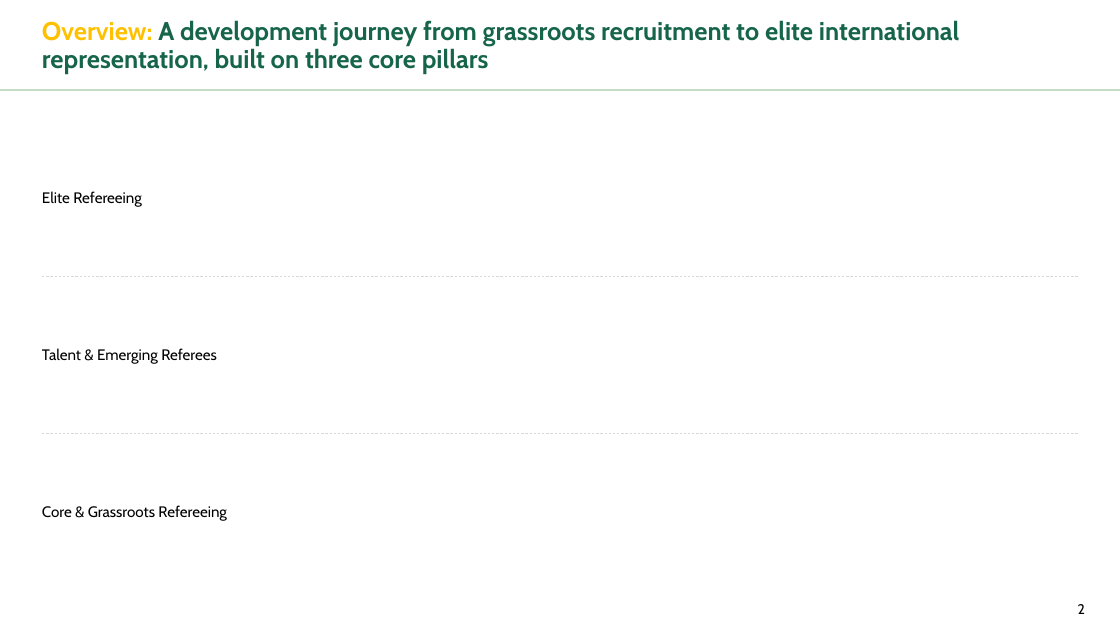
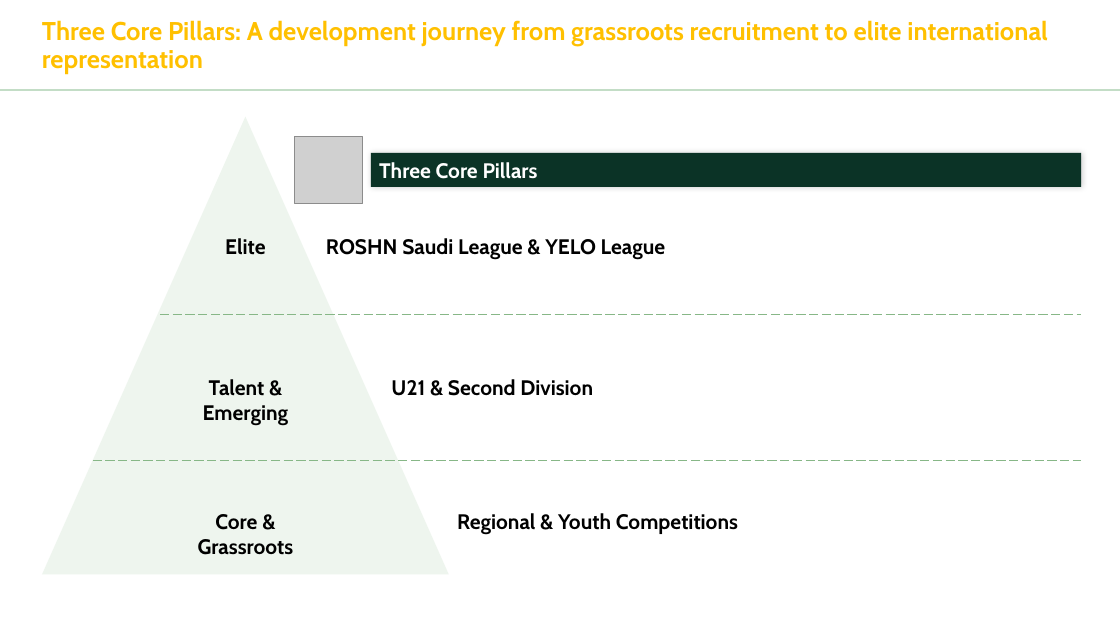
Before and after one commit to meedo5657-rgb/SAFF, a slide deck: slide 2 of Refereeing_Pathway_Presentation.pptx. Drawn at 1120x630 pixels with LibreOffice and Linux fonts; fonts in the diff are those of the drawing; grey boxes stand for pictures. Boxes give left, top, right and bottom in pixels: in the first picture for what was removed or moved away, otherwise in the second. Text is boxed around its words. In the diff, an @@ line names an element or a change of style, - is before the commit and + after.

```diff
--- a/Refereeing_Pathway_Presentation.pptx
+++ b/Refereeing_Pathway_Presentation.pptx
@@ text at (42,20,1048,74): text changed; text colour #16654B to #FFC000 @@
-Overview: A development journey from grassroots recruitment to elite international representation, built on three core pillars
+Three Core Pillars: A development journey from grassroots recruitment to elite international representation
@@ triangle added at (42,117,449,575), fill #E7F1E7 at 70% opacity @@
@@ picture added at (295,136,362,203) @@
@@ rectangle added at (371,153,1082,187), fill #0B3226, 18 pt, text #FFFFFF, bold @@
+Three Core Pillars
@@ vertical alignment middle to top in 3 elements at (203,379,289,426), (198,514,294,555), (225,238,265,255) @@
@@ text at (225,238,265,255): text changed; size 13 to 18 pt; bold on @@
-Elite Refereeing
+Elite
@@ text added at (326,238,666,260), 18 pt, text #000000, bold @@
+ROSHN Saudi League & YELO League
@@ line moved from (42, 276) - (1080, 276) to (160, 314) - (1081, 314) @@
@@ line (160, 314) - (1081, 314): stroke #D9D9D9 0.5 pt dashed to #87B787 1 pt dashed @@
@@ text at (203,379,289,426): text changed; size 13 to 18 pt; bold on @@
-Talent & Emerging Referees
+Talent & Emerging
@@ text added at (391,379,593,396), 18 pt, text #000000, bold @@
+U21 & Second Division
@@ line moved from (42, 433) - (1080, 433) to (92, 461) - (1081, 461) @@
@@ line (92, 461) - (1081, 461): stroke #D9D9D9 0.5 pt dashed to #87B787 1 pt dashed @@
@@ text at (198,514,294,555): text changed; size 13 to 18 pt; bold on @@
-Core & Grassroots Refereeing
+Core & Grassroots
@@ text added at (457,513,738,535), 18 pt, text #000000, bold @@
+Regional & Youth Competitions
@@ page number removed at (1078,604,1085,614) @@
-2
```
Also in this commit, not shown: 30 other slides changed.
